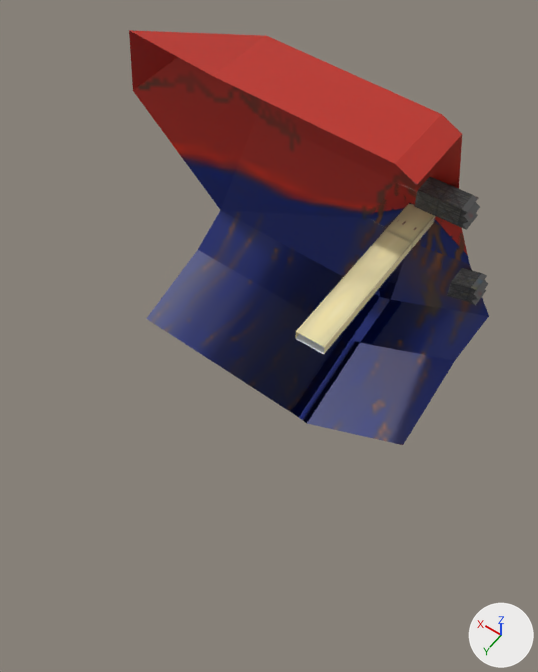
Renders of the FBX model Assets/Assets/Modelos 3D/Escenarios/Nave destruida escenario/Nave destruida.fbx from each side of a commit.
Rendered twice from a 50 mm lens placed at (-136.0, 340.0, 353.0), pointed at (30.0, 107.0, -12.0). Arrows for +X, +Y and +Z are at lower right; the lights stay in place. The picture after the commit comes second. Where no turn or scale is listed for an object, it has been applied to the vertices.
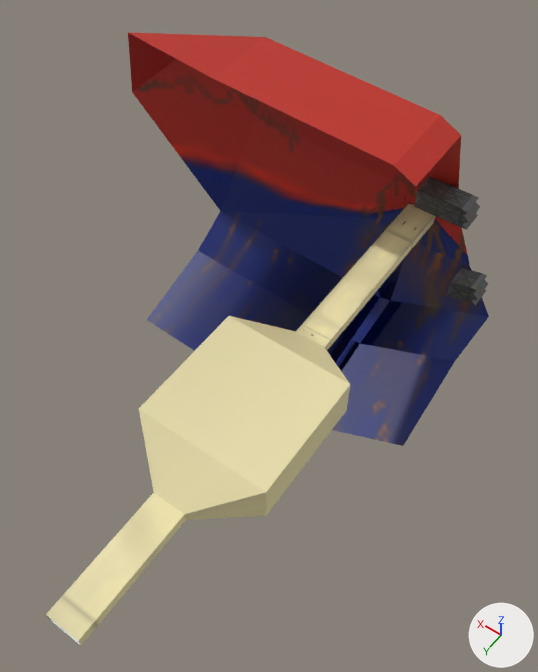
Changed parts and their boxes (x1, y1, x2, y2) in the pictures (538 x 672 px):
'Cube', moved, turned: before (129, 30, 489, 445); after (128, 32, 489, 446)
'Plane', reshaped (141% wider, 169% taller): before (295, 182, 470, 354); after (46, 182, 470, 646)
part 1 of me_plane, added (beige): after (46, 316, 350, 646)
part 2 of me_plane, surface changed: (296, 294, 362, 350) in both

The edits, one by one:
me_plane is used by ob_plane; location (0.0, 0.0, 0.0).
me_plane had 45 vertices, 40 faces and spanned x -43.7..35.0, y -31.9..107.6, z -20.7..21.4.
me_plane now has 75 vertices, 70 faces and spans x -43.7..39.3, y -31.9..309.4, z -20.7..26.2.
Part 1, on me_plane:
17 vertices are added at x -41.6..39.3, y 133.0..234.9, z 0.0..7.0.
8 new vertices lie (0.0, 0.0, 26.2) away from vertices in x -41.6..39.3, y 133.0..209.4, z 0.0.
5 new vertices lie (0.0, 74.5, 0.0) away from vertices in x -10.1..10.1, y 234.9, z 0.0..7.0.
30 new faces join them.
me_plane part 2: 10 kept faces spanning x -10.1..10.1, y 63.6..107.6, z 0.0..7.0 get new texture (UV) coordinates.
Object 'Cube' (ob_cube) moves from (63.1, 37.9, 30.2) to (63.1, 38.6, 29.5).
Object 'Cube' (ob_cube) turns from (0, 0, 0) to (-0.3, 0.1, 0) degrees about x, y and z.
